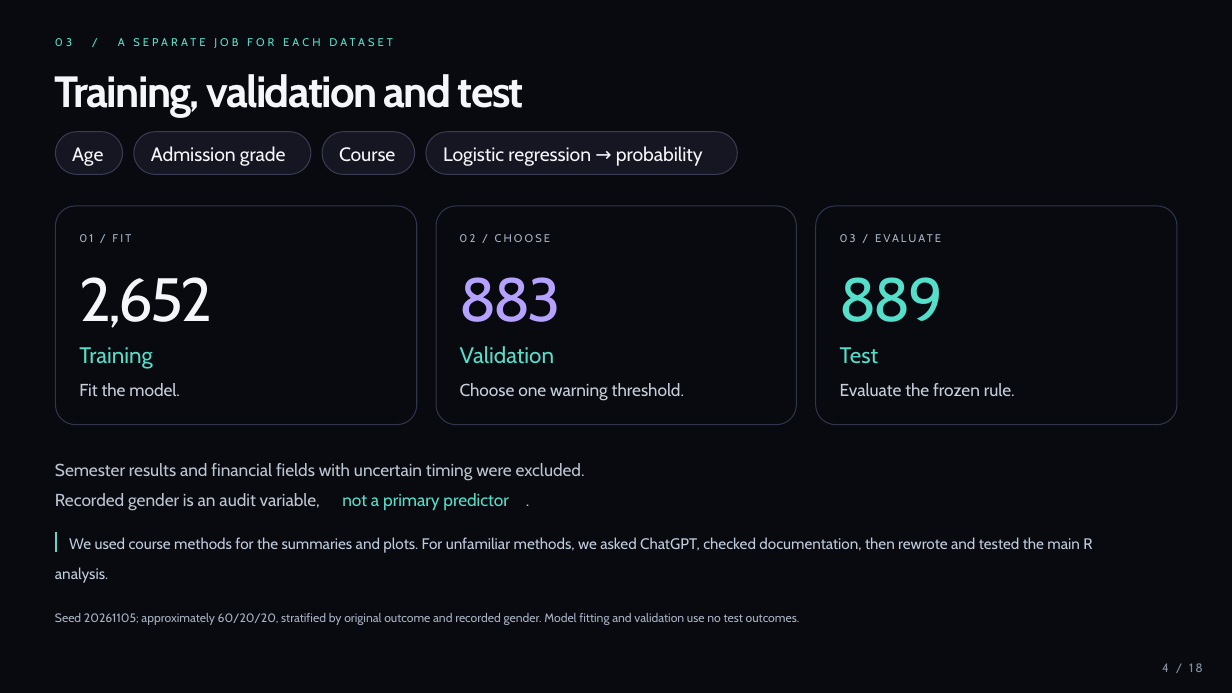
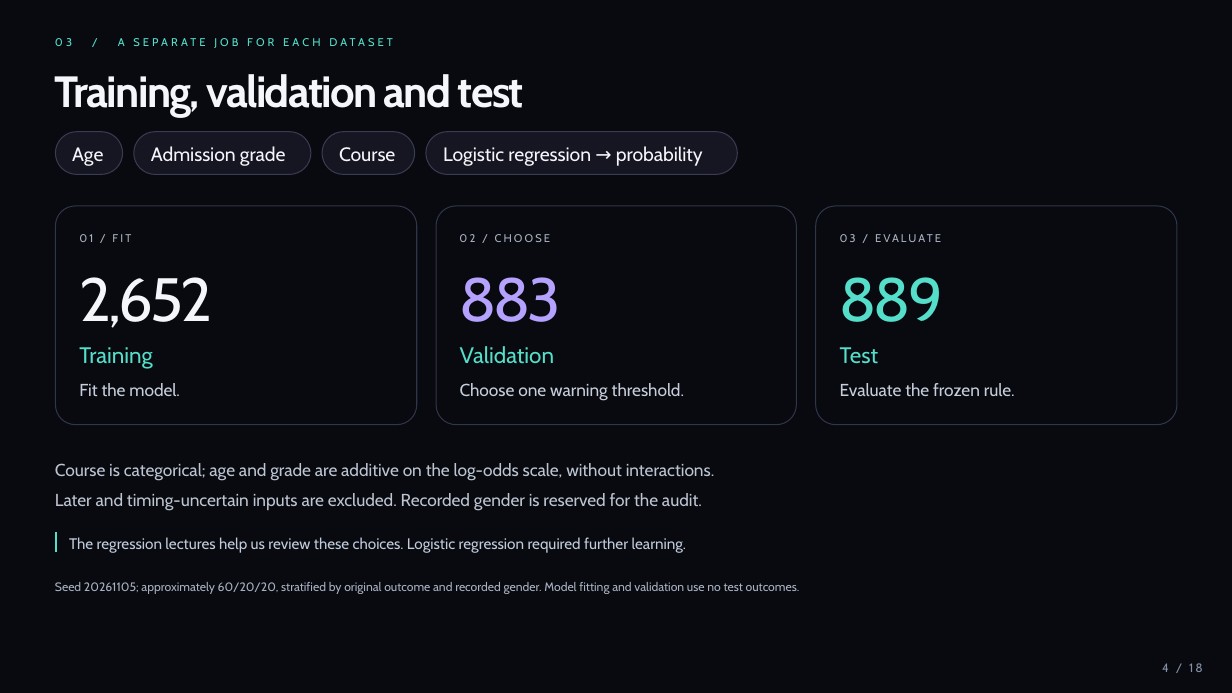
Before and after one commit to Tigershengsheng/ids-project, a slide deck: slide 4 of output/powerpoint/Student_Dropout_Presentation.pptx. Drawn at 1232x693 pixels with LibreOffice and Linux fonts; fonts in the diff are those of the drawing. Boxes give left, top, right and bottom in pixels: in the first picture for what was removed or moved away, otherwise in the second. Text is boxed around its words. In the diff, an @@ line names an element or a change of style, - is before the commit and + after.

Commit message:
Connect regression lectures and clarify model assumptions

```diff
--- a/output/powerpoint/Student_Dropout_Presentation.pptx
+++ b/output/powerpoint/Student_Dropout_Presentation.pptx
@@ text removed at box(55, 463, 585, 480) @@
-Semester results and financial fields with uncertain timing were excluded.
@@ text added at box(55, 463, 715, 480), 13.5 pt, text #BDC5D2 @@
+Course is categorical; age and grade are additive on the log-odds scale, without interactions.
@@ text removed at box(55, 493, 320, 511) @@
-Recorded gender is an audit variable,
@@ text added at box(55, 493, 702, 511), 13.5 pt, text #BDC5D2 @@
+Later and timing-uncertain inputs are excluded. Recorded gender is reserved for the audit.
@@ text removed at box(342, 493, 509, 510) @@
-not a primary predictor
@@ text removed at box(526, 490, 537, 517) @@
-.
@@ text removed at box(69, 537, 1092, 553) @@
-We used course methods for the summaries and plots. For unfamiliar methods, we asked ChatGPT, checked documentation, then rewrote and tested the main R
@@ text added at box(69, 537, 687, 553), 11.9 pt, text #C1CBDC @@
+The regression lectures help us review these choices. Logistic regression required further learning.
@@ text removed at box(55, 567, 108, 583) @@
-analysis.
@@ text "Seed 20261105; approximately 60/20/20, stratified ...": place and size @@
-text "Seed 20261105; approximately 60/20/20, stratified ..." at box(55, 613, 800, 625)
+text "Seed 20261105; approximately 60/20/20, stratified ..." at box(55, 582, 800, 594)
```
Also in this commit, not shown: 6 other slides changed, 1 slide added, 1 slide removed, 27 other files.
